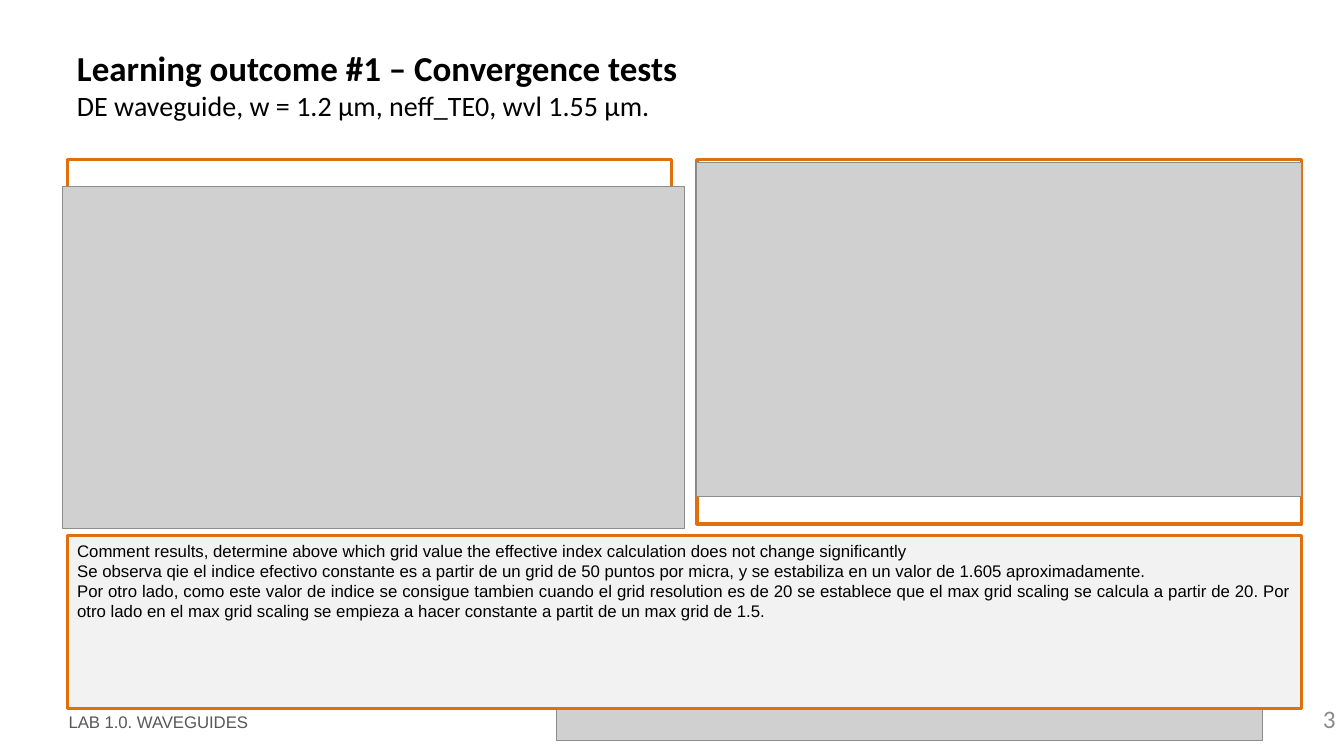
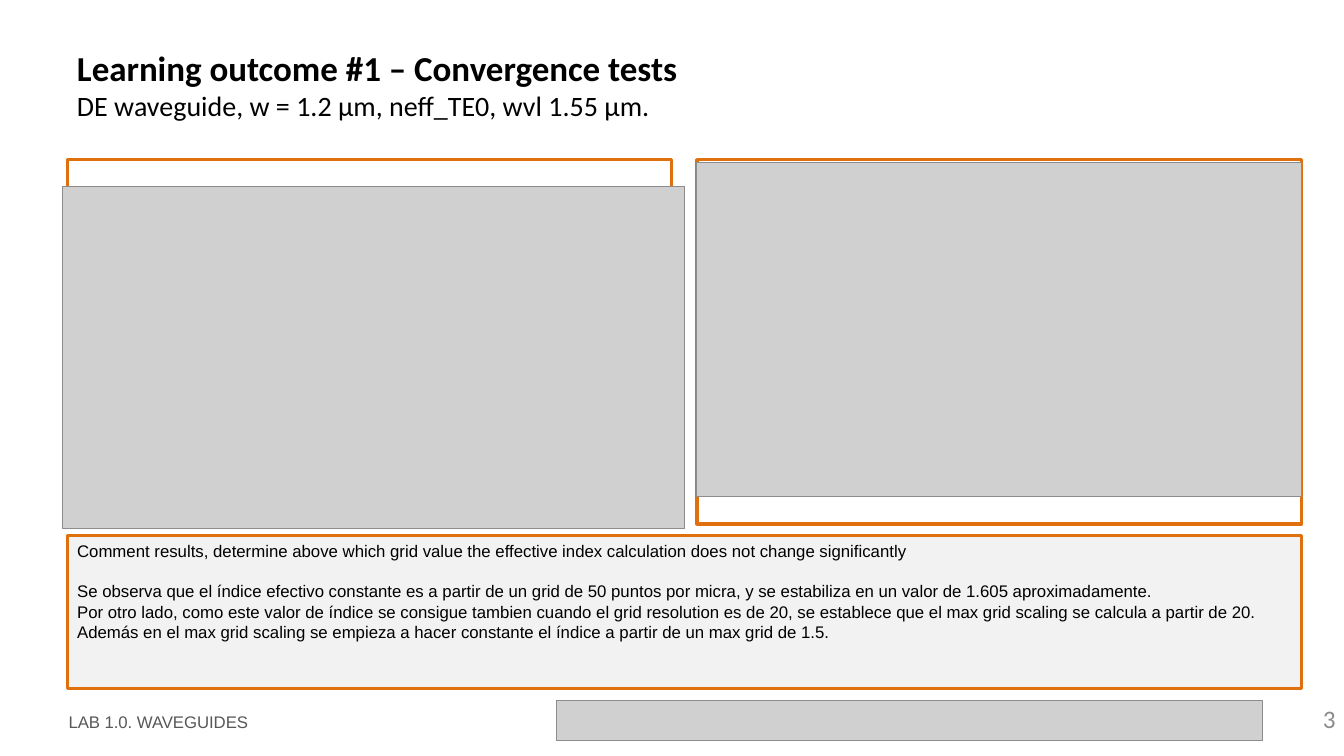
Before and after one commit to MariaJulve/pic-upv-lab1, a slide deck: slide 3 of LabBook_10.pptx. Drawn at 1344x756 pixels with LibreOffice and Linux fonts; fonts in the diff are those of the drawing; grey boxes stand for pictures; background and template pictures are left out. Boxes give left, top, right and bottom in pixels: in the first picture for what was removed or moved away, otherwise in the second. Text is boxed around its words. In the diff, an @@ line names an element or a change of style, - is before the commit and + after.

```diff
--- a/LabBook_10.pptx
+++ b/LabBook_10.pptx
@@ rectangle "Comment results, determine above which ...": place and size @@
-rectangle "Comment results, determine above which ..." at box(68, 536, 1303, 710)
+rectangle "Comment results, determine above which ..." at box(68, 536, 1303, 689)
@@ text in rectangle at box(77, 584, 1255, 642): text changed @@
-Se observa qie el indice efectivo constante es a partir de un grid de 50 puntos por micra, y se estabiliza en un valor de 1.605 aproximadamente.
-Por otro lado, como este valor de indice se consigue tambien cuando el grid resolution es de 20 se establece que el max grid scaling se calcula a partir de 20. Por otro lado en el max grid scaling se empieza a hacer constante a partit de un max grid de 1.5.
+Se observa que el índice efectivo constante es a partir de un grid de 50 puntos por micra, y se estabiliza en un valor de 1.605 aproximadamente.
+Por otro lado, como este valor de índice se consigue tambien cuando el grid resolution es de 20, se establece que el max grid scaling se calcula a partir de 20.
+Además en el max grid scaling se empieza a hacer constante el índice a partir de un max grid de 1.5.
```
Also in this commit, not shown: 2 other slides changed, 1 slide added.
